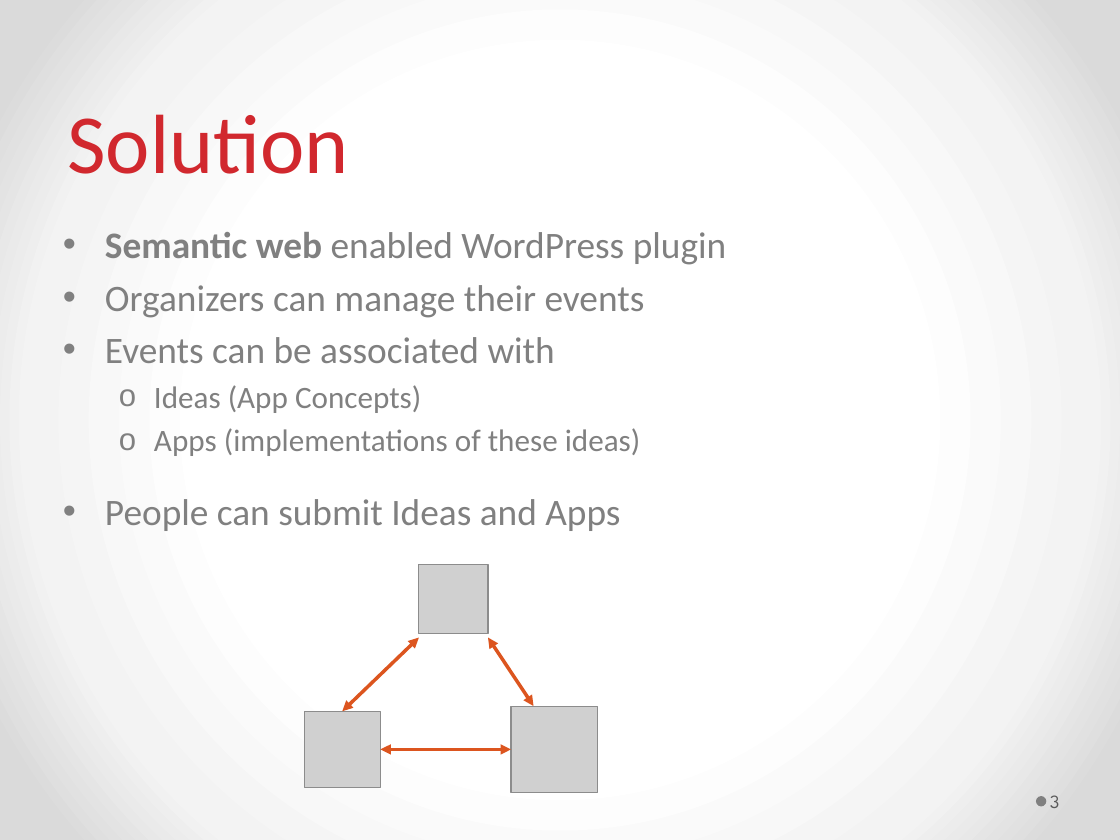
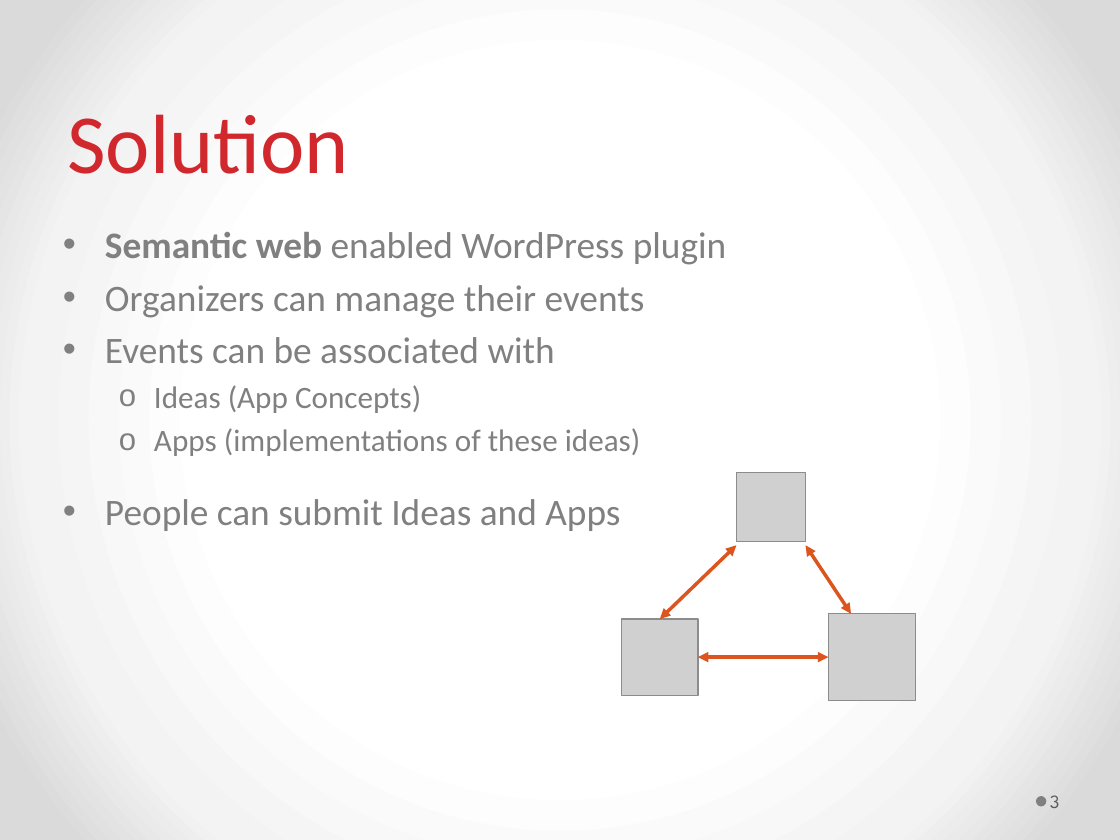
Before and after one commit to oSoc13/AppsForX, a slide deck: slide 5 of meta/apps4x.pptx. Drawn at 1120x840 pixels with LibreOffice and Linux fonts; fonts in the diff are those of the drawing; grey boxes stand for pictures. Boxes give left, top, right and bottom in pixels: in the first picture for what was removed or moved away, otherwise in the second. Text is boxed around its words. In the diff, an @@ line names an element or a change of style, - is before the commit and + after.

```diff
--- a/meta/apps4x.pptx
+++ b/meta/apps4x.pptx
@@ 3 double arrows, 2 pictures: place and size @@
-3 double arrows, 2 pictures at (305, 564, 533, 787)
+3 double arrows, 2 pictures at (622, 473, 851, 696)
@@ picture: place and size @@
-picture at (511, 706, 597, 792)
+picture at (829, 614, 915, 700)
```
Also in this commit, not shown: 4 other slides changed, 5 other files.
